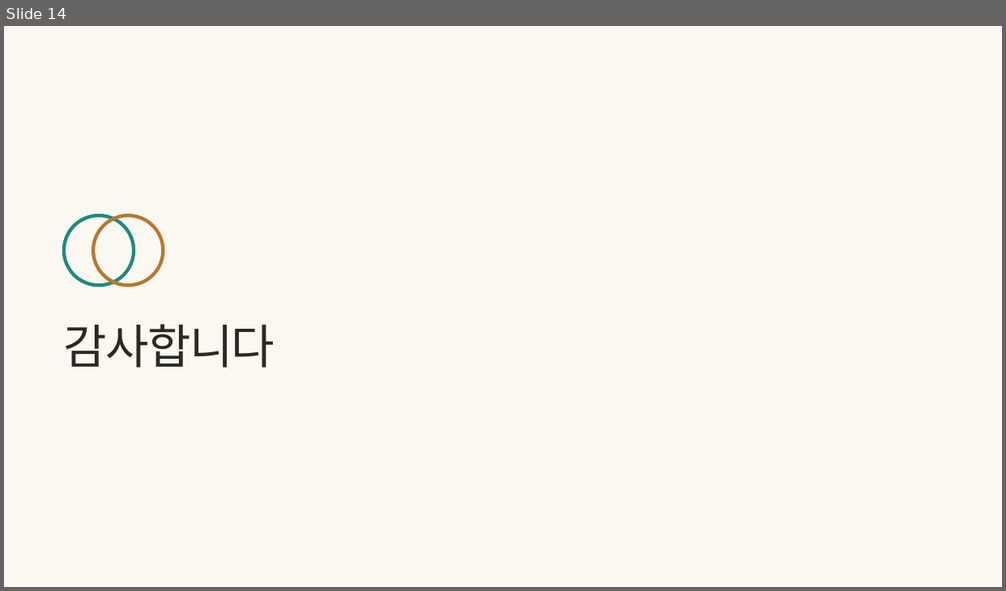
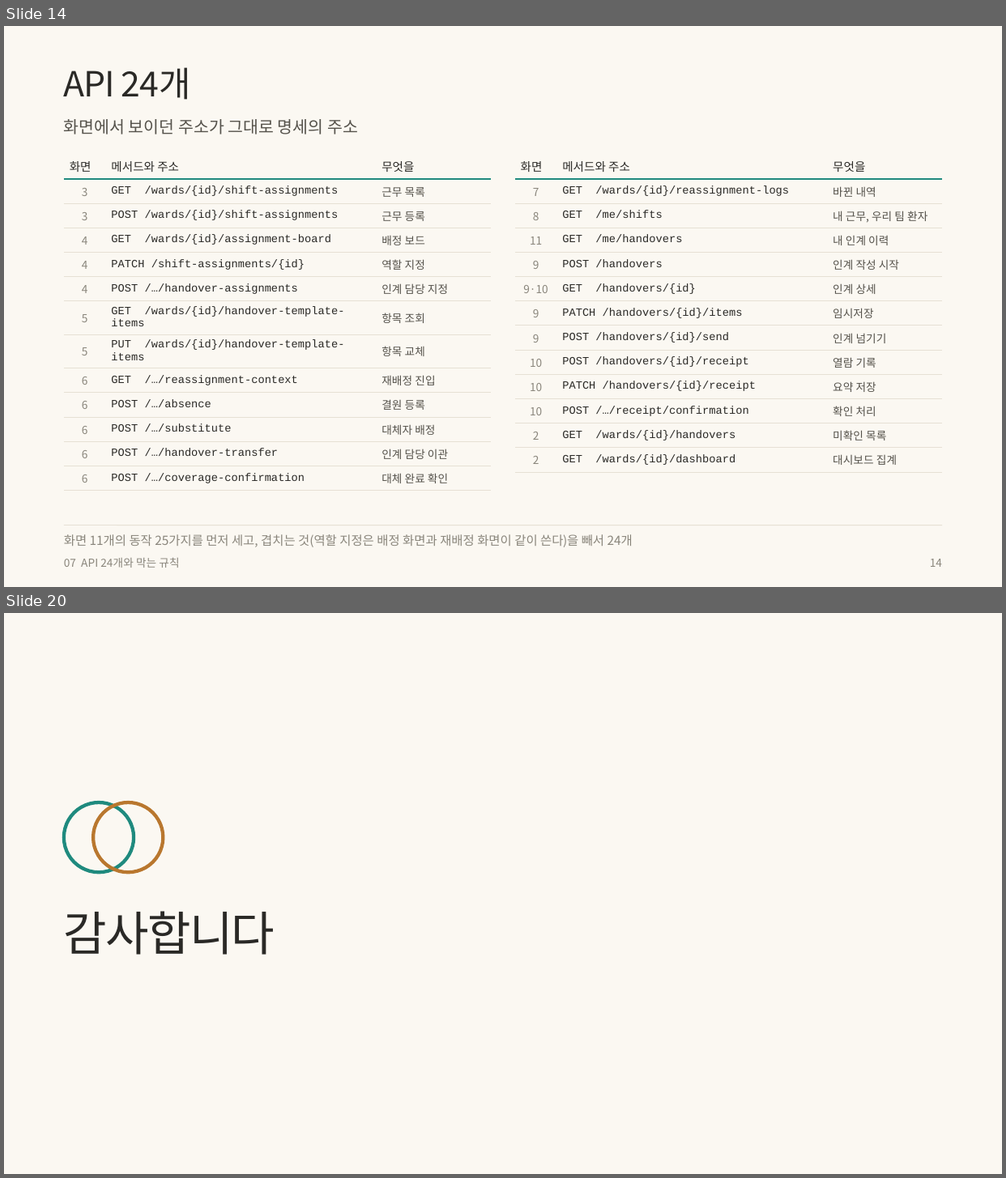
Before and after one commit to wodnjs2020136144/skala-webservice-mini, a slide deck: deliverables/10반_황재원_너와나의인계고리-발표용.pptx. Shown one above the other, each under a label of ours: slide 14 before the commit, slides 14 and 20 after it; the slides between them are not shown. The pictures are 1006x591 and 1006x1178 pixels, drawn with LibreOffice and Linux fonts; fonts in the diff are those of the drawing. Boxes give left, top, right and bottom in pixels: in the first picture for what was removed or moved away, otherwise in the second. Text is boxed around its words. In the diff, an @@ line names an element or a change of style, - is before the commit and + after.

```diff
--- a/deliverables/10반_황재원_너와나의인계고리-발표용.pptx
+++ b/deliverables/10반_황재원_너와나의인계고리-발표용.pptx
@@ slide 14 added at [4, 26, 1002, 587], background #FBF8F2 @@
@@ text added at [64, 67, 191, 100], 25 pt, text #2A2926 @@
+API 24개
@@ text added at [64, 119, 358, 135], 12 pt, text #55524B @@
+화면에서 보이던 주소가 그대로 명세의 주소
@@ table added at [64, 154, 491, 487], 13 rows, 3 columns @@
+화면 | 메서드와 주소 | 무엇을
+3 | GET /wards/{id}/shift-assignments | 근무 목록
+3 | POST /wards/{id}/shift-assignments | 근무 등록
+4 | GET /wards/{id}/assignment-board | 배정 보드
+4 | PATCH /shift-assignments/{id} | 역할 지정
+4 | POST /…/handover-assignments | 인계 담당 지정
+5 | GET /wards/{id}/handover-template-items | 항목 조회
+5 | PUT /wards/{id}/handover-template-items | 항목 교체
+6 | GET /…/reassignment-context | 재배정 진입
+6 | POST /…/absence | 결원 등록
+6 | POST /…/substitute | 대체자 배정
+6 | POST /…/handover-transfer | 인계 담당 이관
+6 | POST /…/coverage-confirmation | 대체 완료 확인
@@ table added at [515, 154, 942, 468], 13 rows, 3 columns @@
+화면 | 메서드와 주소 | 무엇을
+7 | GET /wards/{id}/reassignment-logs | 바뀐 내역
+8 | GET /me/shifts | 내 근무, 우리 팀 환자
+11 | GET /me/handovers | 내 인계 이력
+9 | POST /handovers | 인계 작성 시작
+9·10 | GET /handovers/{id} | 인계 상세
+9 | PATCH /handovers/{id}/items | 임시저장
+9 | POST /handovers/{id}/send | 인계 넘기기
+10 | POST /handovers/{id}/receipt | 열람 기록
+10 | PATCH /handovers/{id}/receipt | 요약 저장
+10 | POST /…/receipt/confirmation | 확인 처리
+2 | GET /wards/{id}/handovers | 미확인 목록
+2 | GET /wards/{id}/dashboard | 대시보드 집계
@@ line added from (64, 525) to (942, 525), #E6E0D4 0.5 pt @@
@@ text added at [64, 535, 633, 548], 9 pt, text #8A867C @@
+화면 11개의 동작 25가지를 먼저 세고, 겹치는 것(역할 지정은 배정 화면과 재배정 화면이 같이 쓴다)을 빼서 24개
@@ text added at [64, 557, 179, 568], 8 pt, text #8A867C @@
+07 API 24개와 막는 규칙
@@ text added at [930, 559, 942, 567], 8 pt, text #8A867C @@
+14
@@ what was slide 14 is now slide 20 @@
```
Also in this commit, not shown: 9 slides changed, 5 other slides added, 6 other files.
